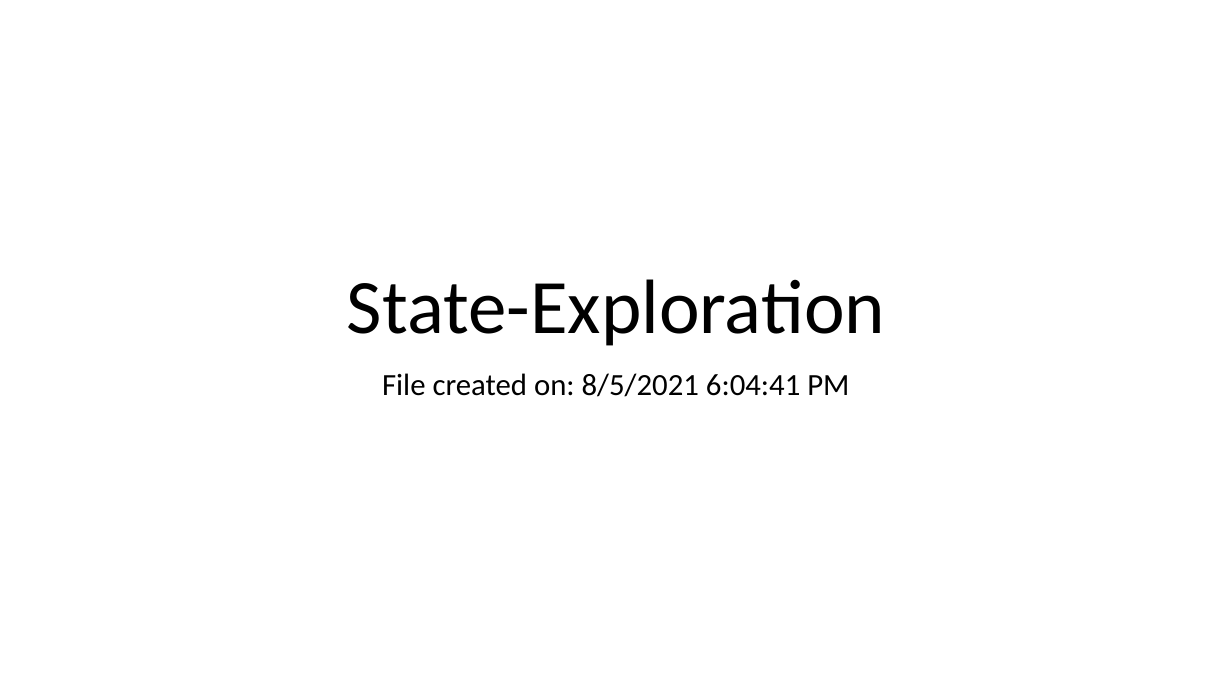
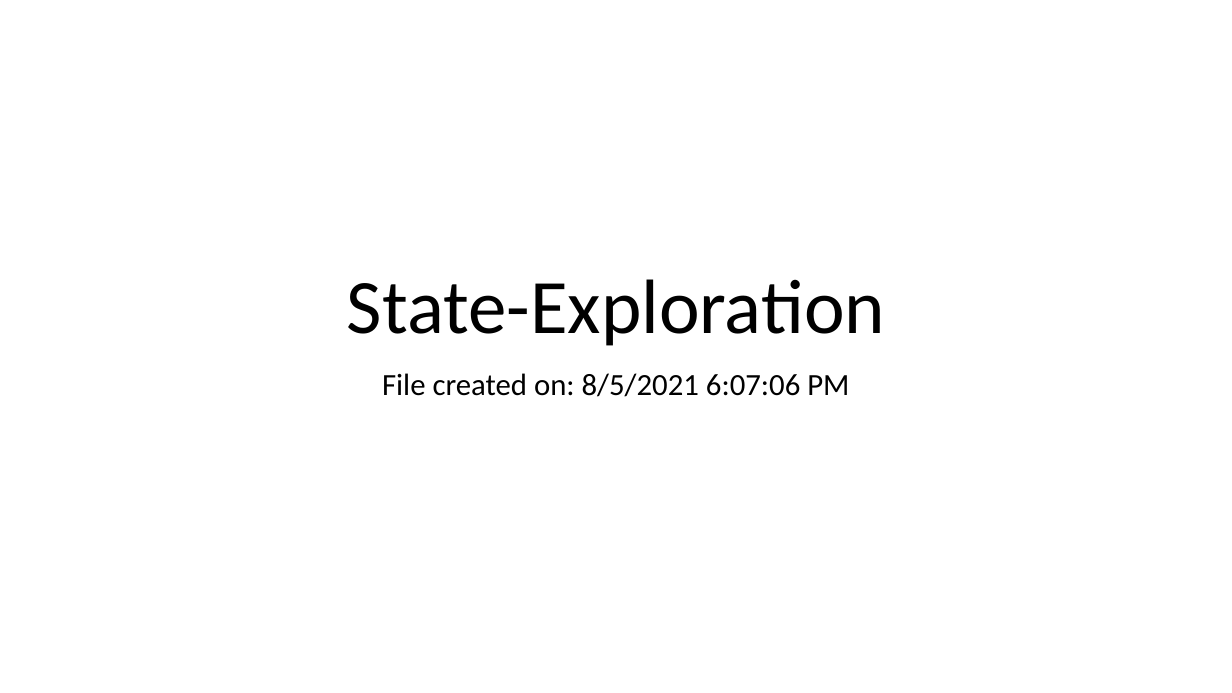
Before and after one commit to progressEdd/590-cities, a slide deck: slide 1 of State-Exploration.pptx. Drawn at 1232x693 pixels with LibreOffice and Linux fonts; fonts in the diff are those of the drawing. Boxes give left, top, right and bottom in pixels: in the first picture for what was removed or moved away, otherwise in the second. Text is boxed around its words. In the diff, an @@ line names an element or a change of style, - is before the commit and + after.

```diff
--- a/State-Exploration.pptx
+++ b/State-Exploration.pptx
@@ subtitle at bbox=[382, 373, 849, 397]: text changed @@
-File created on: 8/5/2021 6:04:41 PM
+File created on: 8/5/2021 6:07:06 PM
```
Also in this commit, not shown: 3 slides added, 3 slides removed, 4 other files.
